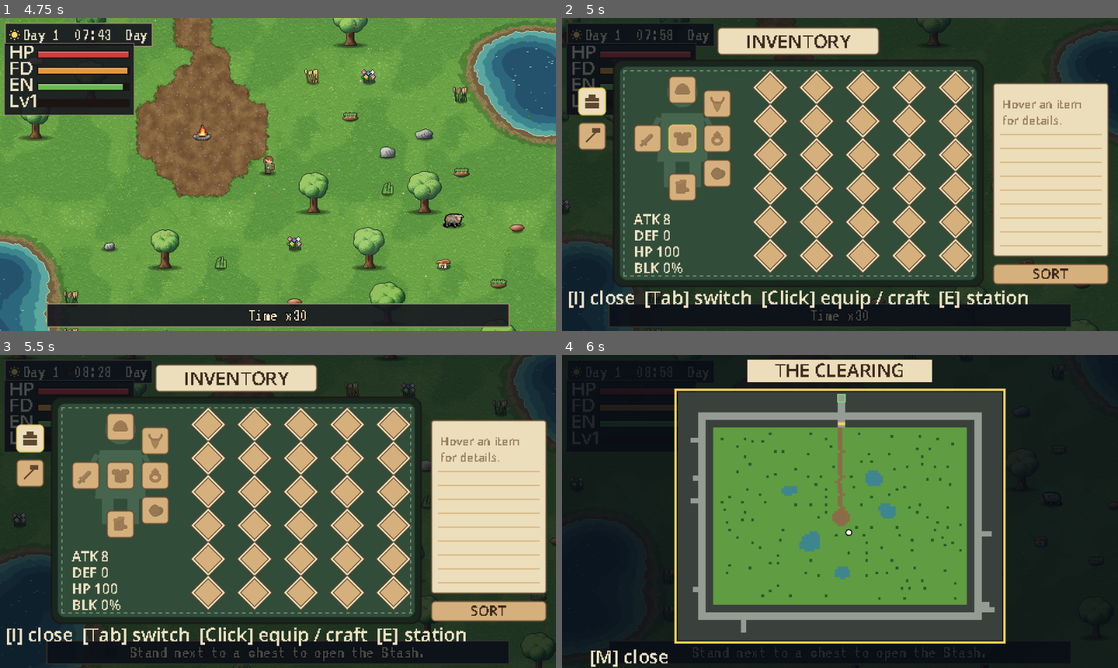
Above: before the commit, frames 1-4 (two rows, left to right).
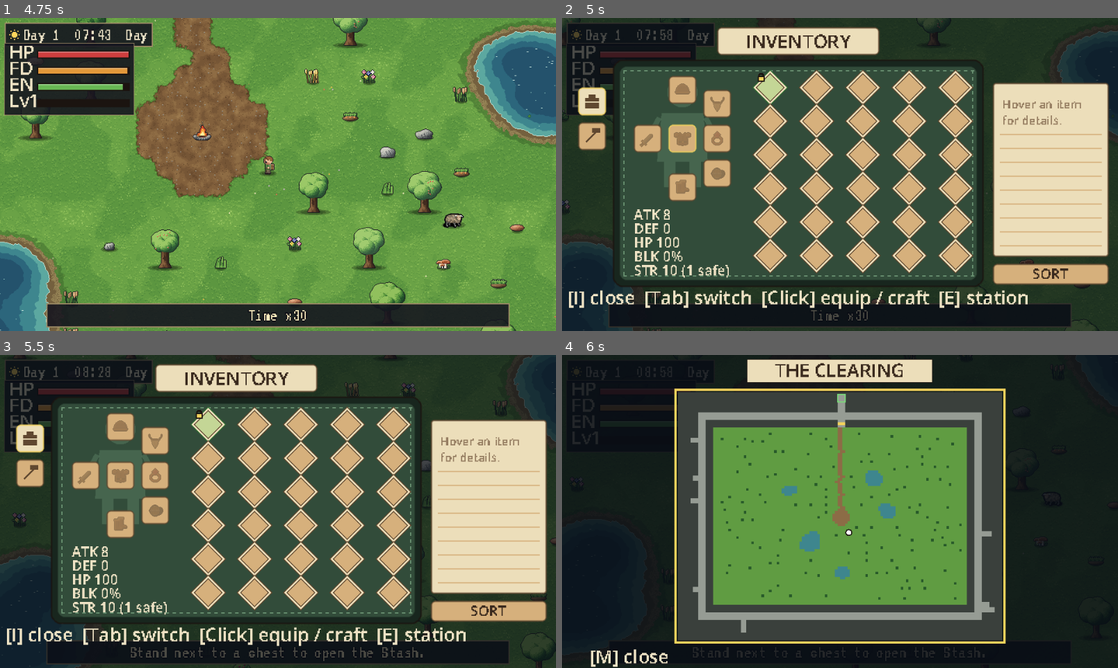
Above: after the commit, the same moments.

Repository: GillesBodart/laby
Game: Godot game, scene res://scenes/world/world.tscn
Same seed, same stepped clock (60 frames per second), same inputs: the game is played once before the commit and once after it.
Inputs (mouse positions are in pixels of both pictures, inside the frame that each line leads up to):
- Up to frame 1 (4.75 s): tap Enter at 0.5 s; move the mouse to (400, 158) at 0.52 s; hold D (move_right) 0.53-1.28 s; hold R (eat) 0.53-1.28 s; click (400, 158) at 0.67 s; tap E (interact) at 0.8, 1.35, 3.8 s; move the mouse to (166, 190) at 1.27 s; hold S (move_down) 1.28-2.03 s; click (166, 190) at 1.42 s; tap Shift (run) at 1.55, 4.55 s; move the mouse to (333, 105) at 2.02 s; hold D (move_right) 2.03-2.78 s; hold Shift (run) 2.03-2.78 s; click (333, 105) at 2.17 s; tap G (stash) at 2.3, 2.85 s; move the mouse to (250, 237) at 2.77 s; hold W (move_up) 2.78-3.53 s; click (250, 237) at 2.92 s; tap R (eat) at 3.05 s; move the mouse to (444, 221) at 3.52 s; hold Space (attack) 3.53-4.28 s; hold A (move_left) from 3.53 s (still down); click (444, 221) at 3.67 s; tap F3 (debug_fast_time) at 4.15 s; move the mouse to (111, 127) at 4.27 s; tap Q (build_next) at 4.35 s; click (111, 127) at 4.42 s
- Up to frame 2 (5 s): keep holding A (move_left); tap I (inventory) at 4.9 s
- Up to frame 3 (5.5 s): move the mouse to (305, 511) at 5.02 s; release A (move_left) at 5.03 s; hold S (move_down) from 5.03 s (still down); hold F (build_place) from 5.03 s (still down); click (305, 511) at 5.17 s; tap G (stash) at 5.3 s
- Up to frame 4 (6 s): tap M (map) at 5.65 s; move the mouse to (756, 433) at 5.77 s; release S (move_down) at 5.78 s; release F (build_place) at 5.78 s; hold D (move_right) from 5.78 s (still down); tap X (build_remove) at 5.85 s; click (756, 433) at 5.92 s

Frame 1 is identical in both runs. In frame 2, 1.2% of the frame differs, in the area x 12-41%, y 16-84%; in frame 3, 1.2%; in frame 4, nothing differs.

Commit message:
Death rules: remains pile, insured slots by Strength, bound items
Co-authored-by: Copilot <223556219+Copilot@users.noreply.github.com>

Diff:
--- a/autoload/debug_tools.gd
+++ b/autoload/debug_tools.gd
@@ -14,6 +14,7 @@
 ##     --spawn=<id>,<id>...     place creatures in a ring around the player
 ##     --swing=<dir>[,<item>[,<sec>]]  swing a tool facing up/down/left/right;
 ##                              with <sec>, freeze the pose that many seconds in
+##     --die                    die with a full pack, then stand at the remains
 ##     --screenshot=<path.png>  capture the screen after a few frames and quit
 ##     --screenshot-frames=<n>  frames to wait before capturing (default 30)
 
@@ -48,6 +49,8 @@
 		_spawn.call_deferred(_args.spawn)
 	if _args.has("farm"):
 		_farm.call_deferred(_args.farm)
+	if _args.has("die"):
+		_die.call_deferred()
 	if _args.has("swing"):
 		_swing_loop.call_deferred(_args.swing)
 	if _args.has("screenshot"):
@@ -112,6 +115,23 @@
 					s.farm_interact(p)
 
 
+## --die: the player falls with a full pack, then faces the remains.
+func _die() -> void:
+	await get_tree().create_timer(0.4).timeout
+	var p: Player = GameState.players.get(GameState.local_peer_id())
+	if p == null:
+		return
+	for id in ["wood", "stone", "berry", "fiber", "stone_axe"]:
+		p.inventory.add(id, 5)
+	p.global_position += Vector2(48, 0)
+	p.survival.damage(9999.0)
+	await get_tree().create_timer(0.3).timeout
+	var piles := get_tree().get_nodes_in_group("remains")
+	if not piles.is_empty():
+		p.global_position = piles[0].global_position + Vector2(0, 30)
+		p.facing = Vector2.UP
+
+
 ## --swing: repeats the tool swing (for checking the animation in screenshots).
 func _swing_loop(spec: String) -> void:
 	var parts := spec.split(",")
--- a/autoload/game_state.gd
+++ b/autoload/game_state.gd
@@ -35,6 +35,8 @@
 var structures: Dictionary = {}
 ## Shared Stash (chest storage): never lost on death (see design spec).
 var stash := Inventory.new(STASH_SLOTS)
+## Dropped backpacks: [{"area": String, "pos": [x, y], "items": Array}].
+var remains: Array = []
 
 
 func _ready() -> void:
@@ -59,6 +61,25 @@
 	depleted_cells = {}
 	structures = {}
 	stash = Inventory.new(STASH_SLOTS)
+	remains = []
+
+
+## Progress data that lives outside the scene tree (saved by SaveSystem).
+func meta_to_data() -> Dictionary:
+	return {"remains": remains.duplicate(true)}
+
+
+func meta_from_data(data: Dictionary) -> void:
+	remains = []
+	for r in data.get("remains", []):
+		remains.append({"area": String(r.area), "pos": [float(r.pos[0]), float(r.pos[1])], "items": Array(r.items)})
+
+
+## Leaves a lootable pile of items where a player fell.
+func add_remains(area_name: String, pos: Vector2, items: Array) -> Dictionary:
+	var entry := {"area": area_name, "pos": [pos.x, pos.y], "items": items}
+	remains.append(entry)
+	return entry
 
 
 func fog_for(area_name: String, size: Vector2i) -> FogMap:
--- a/autoload/save_system.gd
+++ b/autoload/save_system.gd
@@ -33,6 +33,7 @@
 		"stash": GameState.stash.to_data(),
 		"fog": GameState.fog_to_data(),
 		"time": TimeSystem.get_save_data(),
+		"meta": GameState.meta_to_data(),
 		"nodes": nodes,
 	}
 
@@ -80,6 +81,7 @@
 	GameState.structures = {}
 	GameState.stash.load_data(data.get("stash", []))
 	GameState.fog_from_data(data.get("fog", {}))
+	GameState.meta_from_data(data.get("meta", {}))
 	GameState.pending_save = data
 	TimeSystem.load_save_data(data.time)
 	get_tree().change_scene_to_file(GameState.area_scene())
--- a/scripts/core/inventory.gd
+++ b/scripts/core/inventory.gd
@@ -129,9 +129,11 @@
 
 
 ## Merges partial stacks and orders slots by category (ItemCatalog.sorts_before).
-func sort() -> void:
+## The first `keep_first` slots (insured ones) are left untouched.
+func sort(keep_first := 0) -> void:
 	var totals := {}
-	for s in slots:
+	for i in range(keep_first, slots.size()):
+		var s: Dictionary = slots[i]
 		if not s.is_empty():
 			totals[s.id] = totals.get(s.id, 0) + int(s.count)
 	var ids: Array = totals.keys()
@@ -144,9 +146,25 @@
 			var n := mini(cap, left)
 			packed.append({"id": id, "count": n})
 			left -= n
-	for i in slots.size():
-		slots[i] = packed[i] if i < packed.size() else {}
+	for i in range(keep_first, slots.size()):
+		var k := i - keep_first
+		slots[i] = packed[k] if k < packed.size() else {}
 	changed.emit()
+
+
+## Death rule: empties every slot except the first `keep_first` (insured) ones
+## and Bound items, returning the lost stacks.
+func strip_for_death(keep_first: int) -> Array:
+	var lost := []
+	for i in range(keep_first, slots.size()):
+		var s: Dictionary = slots[i]
+		if s.is_empty() or ItemCatalog.is_bound(s.id):
+			continue
+		lost.append(s.duplicate())
+		slots[i] = {}
+	if not lost.is_empty():
+		changed.emit()
+	return lost
 
 
 func to_data() -> Array:
--- a/scripts/core/item_catalog.gd
+++ b/scripts/core/item_catalog.gd
@@ -15,6 +15,7 @@
 ##   ranged - projectile fired by a weapon ("arrow" uses arrows from the backpack, "bolt" is free)
 ##   arrow  - bonus damage of an arrow (ammunition, not equippable)
 ##   block  - % chance for a shield (offhand) to stop a hit completely
+##   bound  - never lost on death (Keys, Relics)
 
 const ITEMS := {
 	# --- raw resources
@@ -622,6 +623,11 @@
 	return ITEMS.get(id, {}).get("arrow", 0)
 
 
+## Bound items (Keys, Relics) are never lost on death.
+static func is_bound(id: String) -> bool:
+	return ITEMS.get(id, {}).get("bound", false)
+
+
 ## Equipment slot the item goes into ("" = not equippable).
 static func slot_of(id: String) -> String:
 	if not ITEMS.has(id):
--- a/scripts/core/survival.gd
+++ b/scripts/core/survival.gd
@@ -56,6 +56,16 @@
 
 func max_health() -> float:
 	return MAX_HEALTH + 15.0 * rank("vigor") + bonus_health
+
+
+## Strength characteristic: grows with levels and skills; every 10 points
+## insure one backpack slot (kept on death).
+func strength() -> int:
+	return 10 + (level - 1) + 5 * rank("brawn")
+
+
+func insured_slots() -> int:
+	return mini(strength() / 10, 10)
 
 
 func damage_bonus() -> int:
--- a/scripts/entities/player.gd
+++ b/scripts/entities/player.gd
@@ -237,7 +237,15 @@
 
 
 func _on_died() -> void:
-	EventBus.notify.emit("You collapsed... and wake up at the camp.")
+	var lost := inventory.strip_for_death(survival.insured_slots())
+	if lost.is_empty():
+		EventBus.notify.emit("You collapsed... and wake up at the camp.")
+	else:
+		var entry := GameState.add_remains(GameState.area, global_position, lost)
+		var here := get_tree().get_first_node_in_group("clearing_world") as ClearingWorld
+		if here != null and GameState.area == "clearing":
+			here.spawn_remains(entry)
+		EventBus.notify.emit("You collapsed... your pack lies where you fell.")
 	survival.revive()
 	effects.clear()
 	velocity = Vector2.ZERO
@@ -350,6 +358,11 @@
 
 
 func _try_gather(pressed := false) -> void:
+	var thing := find_interactable() if pressed else null
+	if thing:
+		_gather_timer = 0.3
+		thing.interact(self)
+		return
 	var target := find_gatherable()
 	if target:
 		_gather_timer = GATHER_COOLDOWN
@@ -389,6 +402,21 @@
 			if d < best_d:
 				best_d = d
 				best = group
+	return best
+
+
+## Nearest node of the "interactable" group in reach (remains, wells, NPCs...).
+func find_interactable() -> Node2D:
+	var probe := global_position + Vector2(0, -6) + facing * PROBE
+	var best: Node2D = null
+	var best_d := REACH
+	for node in get_tree().get_nodes_in_group("interactable"):
+		if node.has_method("can_interact") and not node.can_interact(self):
+			continue
+		var d := _dist_to_tile(probe, node.global_position + Vector2(0, -8))
+		if d < best_d:
+			best_d = d
+			best = node
 	return best
 
 
--- a/scripts/ui/crafting_panel.gd
+++ b/scripts/ui/crafting_panel.gd
@@ -191,7 +191,7 @@
 func sort_backpack() -> void:
 	var player := _player()
 	if player != null:
-		player.inventory.sort()
+		player.inventory.sort(player.survival.insured_slots())
 		EventBus.notify.emit("Backpack sorted")
 
 
@@ -435,8 +435,11 @@
 		var c := _slot_center(i)
 		var s: Dictionary = inv.slots[i]
 		var selected := i == _hover
-		_diamond(c, DIAMOND, CREAM, GOLD if selected else BROWN)
-		_diamond(c, DIAMOND - 3, Color8(240, 200, 140) if selected else TAN, BROWN)
+		var insured := i < player.survival.insured_slots()
+		_diamond(c, DIAMOND, CREAM, GOLD if selected else (OK if insured else BROWN))
+		_diamond(c, DIAMOND - 3, Color8(240, 200, 140) if selected else (Color8(196, 214, 150) if insured else TAN), BROWN)
+		if insured:
+			_padlock(c + Vector2(-11, -12))
 		if s.is_empty():
 			continue
 		_icon(c + Vector2(0, -1), s.id)
@@ -448,6 +451,13 @@
 			draw_string(_font, p + Vector2(1, 1), t, HORIZONTAL_ALIGNMENT_LEFT, -1, 11, INK)
 			draw_string(_font, p, t, HORIZONTAL_ALIGNMENT_LEFT, -1, 11, TEXT_LIGHT)
 	return hovered
+
+
+## Tiny padlock marking an insured slot (kept on death).
+func _padlock(p: Vector2) -> void:
+	draw_arc(p + Vector2(3, 2), 2.0, PI, TAU, 6, INK, 1.5)
+	draw_rect(Rect2(p + Vector2(0, 2), Vector2(6, 5)), INK)
+	draw_rect(Rect2(p + Vector2(1, 3), Vector2(4, 3)), GOLD)
 
 
 ## Paper doll of worn gear plus the resulting stats. Returns the hovered worn item id.
@@ -478,9 +488,10 @@
 		"DEF %d" % player.armor(),
 		"HP %d" % int(player.survival.max_health()),
 		"BLK %d%%" % player.block_chance(),
+		"STR %d (%d safe)" % [player.survival.strength(), player.survival.insured_slots()],
 	]
 	for i in lines.size():
-		draw_string(_font, Vector2(62, 178 + i * 14), lines[i], HORIZONTAL_ALIGNMENT_LEFT, -1, 12, TEXT_LIGHT)
+		draw_string(_font, Vector2(62, 174 + i * 12), lines[i], HORIZONTAL_ALIGNMENT_LEFT, -1, 12, TEXT_LIGHT)
 	return hovered
 
 
--- a/scripts/ui/survival_bars.gd
+++ b/scripts/ui/survival_bars.gd
@@ -47,6 +47,23 @@
 	var y := PANEL.position.y + 4.0 + 3 * 14.0
 	draw_string(_font, Vector2(PANEL.position.x + 4, y + 9), "Lv%d" % s.level, HORIZONTAL_ALIGNMENT_LEFT, -1, 16, TEXT)
 	_bar(Vector2(PANEL.position.x + BAR_X, y + 2), float(s.xp) / Survival.xp_for_level(s.level), Color8(118, 150, 230))
+	_draw_prompt(player)
+
+
+## "[E] Recover your remains" above the notices when something usable is in reach.
+func _draw_prompt(player: Player) -> void:
+	for p in get_tree().get_nodes_in_group("ui_panels"):
+		if p.visible:
+			return
+	var thing := player.find_interactable()
+	if thing == null or not thing.has_method("interact_hint"):
+		return
+	var text := "[%s] %s" % [KeyBindings.key_label(KeyBindings.key_of("interact")), thing.interact_hint()]
+	var w := _font.get_string_size(text, HORIZONTAL_ALIGNMENT_LEFT, -1, 12).x + 10.0
+	var r := Rect2(240.0 - w / 2.0, 222, w, 15)
+	draw_rect(r, BG)
+	draw_rect(r, EDGE, false)
+	draw_string(_font, Vector2(r.position.x + 5, r.position.y + 11), text, HORIZONTAL_ALIGNMENT_LEFT, -1, 12, TEXT)
 
 
 func _bar(pos: Vector2, fraction: float, color: Color) -> void:
--- a/scripts/world/clearing_world.gd
+++ b/scripts/world/clearing_world.gd
@@ -85,6 +85,37 @@
 		entities.add_child(enemy)
 	gates.setup(walls, layout.gates)
 	_spawn_structures()
+	for entry in GameState.remains:
+		if entry.area == GameState.area:
+			spawn_remains(entry)
+
+
+## Shows a GameState.remains entry; piles buried by moved walls are pushed
+## to the nearest open cell.
+func spawn_remains(entry: Dictionary) -> Remains:
+	var cell := walls.local_to_map(Vector2(entry.pos[0], entry.pos[1]))
+	if layout.is_wall(cell) or layout.get_ground(cell) == TileCatalog.Id.WATER:
+		cell = nearest_open_cell(cell)
+		var p := cell_to_feet(cell)
+		entry.pos = [p.x, p.y]
+	var r := Remains.create(entry)
+	entities.add_child(r)
+	return r
+
+
+## Closest walkable cell to `from` (spiral search).
+func nearest_open_cell(from: Vector2i) -> Vector2i:
+	for radius in range(1, 40):
+		for dy in range(-radius, radius + 1):
+			for dx in range(-radius, radius + 1):
+				if maxi(absi(dx), absi(dy)) != radius:
+					continue
+				var c := from + Vector2i(dx, dy)
+				if c.x < 0 or c.y < 0 or c.x >= layout.size.x or c.y >= layout.size.y:
+					continue
+				if not layout.is_wall(c) and layout.get_ground(c) != TileCatalog.Id.WATER and layout.get_ground(c) != TileCatalog.Id.VOID:
+					return c
+	return from
 
 
 func _build_dirt() -> void:
@@ -220,7 +251,7 @@
 	var built: Array = []
 	for c in GameState.structures:
 		var d: Dictionary = GameState.structures[c]
-		built.append({"cell": [c.x, c.y], "type": d.type, "open": d.open, "planted": d.get("planted", Farming.NOT_PLANTED)})
+		built.append({"cell": [c.x, c.y], "type": d.type, "open": d.open, "planted": d.get("planted", Farming.NOT_PLANTED), "crop": d.get("crop", Farming.DEFAULT_CROP)})
 	return {"depleted": cells, "structures": built}
 
 
@@ -234,7 +265,7 @@
 	GameState.structures = {}
 	for d in data.get("structures", []):
 		if BuildCatalog.TYPES.has(d.type):
-			GameState.structures[Vector2i(int(d.cell[0]), int(d.cell[1]))] = {"type": String(d.type), "open": bool(d.open), "planted": float(d.get("planted", Farming.NOT_PLANTED))}
+			GameState.structures[Vector2i(int(d.cell[0]), int(d.cell[1]))] = {"type": String(d.type), "open": bool(d.open), "planted": float(d.get("planted", Farming.NOT_PLANTED)), "crop": String(d.get("crop", Farming.DEFAULT_CROP))}
 	_spawn_structures()
 
 
--- /dev/null
+++ b/scripts/world/remains.gd
@@ -0,0 +1,50 @@
+class_name Remains
+extends Node2D
+## A dropped backpack left where a survivor fell (see the death rules).
+## E takes everything back; the pile vanishes once empty.
+
+const TEXTURE_PATH := "res://assets/sprites/remains.png"
+
+## The GameState.remains entry this pile shows (shared by reference).
+var entry: Dictionary
+
+
+static func create(remains_entry: Dictionary) -> Remains:
+	var r := Remains.new()
+	r.entry = remains_entry
+	r.position = Vector2(remains_entry.pos[0], remains_entry.pos[1])
+	return r
+
+
+func _ready() -> void:
+	add_to_group("interactable")
+	add_to_group("remains")
+	var sprite := Sprite2D.new()
+	sprite.texture = load(TEXTURE_PATH)
+	sprite.offset = Vector2(0, -8)
+	add_child(sprite)
+
+
+func interact_hint() -> String:
+	return "Recover your remains"
+
+
+## Moves every stack that fits into the player's backpack.
+func interact(player: Node) -> void:
+	var inv: Inventory = player.inventory
+	var left := []
+	var taken := 0
+	for s in entry.items:
+		var rest := inv.add(String(s.id), int(s.count))
+		taken += int(s.count) - rest
+		if rest > 0:
+			left.append({"id": s.id, "count": rest})
+	entry.items = left
+	if left.is_empty():
+		GameState.remains.erase(entry)
+		EventBus.notify.emit("Recovered your belongings.")
+		queue_free()
+	elif taken > 0:
+		EventBus.notify.emit("Backpack full: some items are still on the pile.")
+	else:
+		EventBus.notify.emit("Backpack full!")
--- /dev/null
+++ b/tests/integration/test_roadmap.gd
@@ -0,0 +1,69 @@
+extends TestCase
+## Late-game systems driven through the real world scene: death remains,
+## thirst, light, taming, sectors, glyphs, settlement, raids.
+
+const WORLD_SCENE := "res://scenes/world/world.tscn"
+
+
+func _tree() -> SceneTree:
+	return Engine.get_main_loop() as SceneTree
+
+
+func _start_world(minute_of_day: int) -> Node:
+	GameState.new_game(2024)
+	TimeSystem.reset()
+	TimeSystem.set_time_of_day(minute_of_day)
+	var world: Node = load(WORLD_SCENE).instantiate()
+	_tree().root.add_child(world)
+	await _tree().physics_frame
+	return world
+
+
+func _frames(n: int) -> void:
+	for i in n:
+		await _tree().physics_frame
+
+
+func _local_player() -> Player:
+	return GameState.players.get(GameState.local_peer_id())
+
+
+## Puts the player one step below `pos`, facing up at it.
+func _face(player: Player, pos: Vector2) -> void:
+	player.global_position = pos + Vector2(0, 18)
+	player.facing = Vector2.UP
+
+
+func test_death_drops_remains_but_keeps_insured_slots() -> void:
+	var world: Node = await _start_world(10 * 60)
+	var player := _local_player()
+	player.inventory.slots[0] = {"id": "stone", "count": 5}
+	player.inventory.slots[3] = {"id": "wood", "count": 7}
+	check_eq(player.survival.insured_slots(), 1, "10 strength insures one slot")
+	var spot := player.global_position
+	player.survival.damage(9999.0)
+	await _frames(2)
+	check_eq(player.inventory.count("stone"), 5, "insured slot kept")
+	check_eq(player.inventory.count("wood"), 0, "rest of the pack dropped")
+	check_eq(GameState.remains.size(), 1, "remains recorded")
+	var piles := _tree().get_nodes_in_group("remains")
+	check_eq(piles.size(), 1, "remains pile spawned")
+	check(piles[0].global_position.distance_to(spot) < 1.0, "pile at the death spot")
+	_face(player, piles[0].global_position)
+	check(player.find_interactable() == piles[0], "pile in reach")
+	piles[0].interact(player)
+	await _frames(1)
+	check_eq(player.inventory.count("wood"), 7, "items recovered")
+	check(GameState.remains.is_empty(), "remains cleared")
+	world.free()
+
+
+func test_remains_survive_save_and_load() -> void:
+	GameState.new_game(77)
+	GameState.add_remains("labyrinth", Vector2(40, 50), [{"id": "wood", "count": 2}])
+	var data := SaveSystem.collect()
+	GameState.remains = []
+	GameState.meta_from_data(JSON.parse_string(JSON.stringify(data)).meta)
+	check_eq(GameState.remains.size(), 1, "remains restored")
+	check_eq(String(GameState.remains[0].area), "labyrinth", "area kept")
+	check_eq(int(GameState.remains[0].items[0].count), 2, "items kept")
--- a/tests/test_runner.gd
+++ b/tests/test_runner.gd
@@ -15,6 +15,7 @@
 	"res://tests/unit/test_key_bindings.gd",
 	"res://tests/integration/test_world.gd",
 	"res://tests/integration/test_building.gd",
+	"res://tests/integration/test_roadmap.gd",
 ]
 
 
@@ -25,7 +26,13 @@
 func _run() -> void:
 	var failures: Array[String] = []
 	var total := 0
+	var only := ""
+	for arg in OS.get_cmdline_user_args():
+		if arg.begins_with("--suite="):
+			only = arg.substr(8)
 	for path in SUITES:
+		if only != "" and not path.contains(only):
+			continue
 		var suite: TestCase = load(path).new()
 		var count: int = await suite.run_all()
 		total += count
--- /dev/null
+++ b/tools/generate_roadmap_art.gd
@@ -0,0 +1,152 @@
+extends SceneTree
+## Pixel art for the late-game systems (death remains, survival props, sectors,
+## settlement, glyphs...). Same conventions as generate_placeholder_art.gd:
+## cel-shaded tones dark -> light, 1px dark outline, 32px icons + 16px copies.
+## Some sprites are Dungeon Crawl Stone Soup tiles (CC0) vendored in
+## tools/third_party/dcss/extra (see CREDITS.md).
+##
+##   godot --headless --path . --script res://tools/generate_roadmap_art.gd
+##   godot --headless --path . --editor --quit
+
+const OUTLINE := Color8(24, 22, 32)
+const DCSS_EXTRA := "res://tools/third_party/dcss/extra"
+const LEATHER := [Color8(66, 40, 26), Color8(98, 62, 38), Color8(132, 88, 54), Color8(170, 120, 74), Color8(204, 160, 104)]
+const BONE := [Color8(150, 140, 116), Color8(196, 186, 160), Color8(226, 218, 196), Color8(246, 242, 226)]
+const STONE := [Color8(44, 51, 52), Color8(70, 80, 78), Color8(98, 110, 104), Color8(132, 144, 134), Color8(170, 182, 168)]
+const WOOD := [Color8(56, 38, 30), Color8(80, 54, 38), Color8(120, 82, 50), Color8(160, 114, 68), Color8(194, 150, 92)]
+const WATER := [Color8(30, 60, 110), Color8(44, 96, 150), Color8(70, 140, 190), Color8(130, 196, 230), Color8(214, 240, 250)]
+const FIRE := [Color8(140, 40, 36), Color8(210, 76, 44), Color8(246, 168, 60), Color8(255, 240, 160)]
+const GLOW := [Color8(40, 110, 110), Color8(70, 170, 160), Color8(120, 230, 210), Color8(210, 255, 244)]
+
+
+func _init() -> void:
+	for dir in ["res://assets/sprites/structures", "res://assets/ui/items", "res://assets/sprites/props", "res://assets/sprites/npcs", "res://assets/sprites/enemies"]:
+		DirAccess.make_dir_recursive_absolute(ProjectSettings.globalize_path(dir))
+	_save(_remains(), "res://assets/sprites/remains.png")
+	print("Roadmap art generated.")
+	quit()
+
+
+# ---------------------------------------------------------------- helpers
+
+func _save(img: Image, path: String) -> void:
+	var err := img.save_png(ProjectSettings.globalize_path(path))
+	if err != OK:
+		push_error("Failed to save %s (%d)" % [path, err])
+
+
+func _icon(img: Image, id: String) -> void:
+	_save(img, "res://assets/ui/items/%s.png" % id)
+	var small := img.duplicate() as Image
+	small.resize(16, 16, Image.INTERPOLATE_LANCZOS)
+	_save(small, "res://assets/ui/items/%s_s.png" % id)
+
+
+func _img(w: int, h: int) -> Image:
+	var img := Image.create(w, h, false, Image.FORMAT_RGBA8)
+	img.fill(Color(0, 0, 0, 0))
+	return img
+
+
+func _hash(x: int, y: int, s: int) -> float:
+	var h: int = x * 374761393 + y * 668265263 + s * 2147483647
+	h = (h ^ (h >> 13)) * 1274126177
+	h = h ^ (h >> 16)
+	return float(h & 0xFFFF) / 65535.0
+
+
+func _px(img: Image, x: int, y: int, col: Color) -> void:
+	if x >= 0 and y >= 0 and x < img.get_width() and y < img.get_height():
+		img.set_pixel(x, y, col)
+
+
+func _rect(img: Image, x: int, y: int, w: int, h: int, col: Color) -> void:
+	for yy in range(y, y + h):
+		for xx in range(x, x + w):
+			_px(img, xx, yy, col)
+
+
+## Cel-shaded ellipse lit from the upper left; tones dark -> light.
+func _blob(img: Image, cx: float, cy: float, rx: float, ry: float, tones: Array, jitter := 0.1, seed := 0) -> void:
+	var light := Vector3(-0.5, -0.7, 0.55).normalized()
+	for y in range(int(floor(cy - ry)) - 1, int(ceil(cy + ry)) + 2):
+		for x in range(int(floor(cx - rx)) - 1, int(ceil(cx + rx)) + 2):
+			var nx := (x + 0.5 - cx) / rx
+			var ny := (y + 0.5 - cy) / ry
+			var d := nx * nx + ny * ny
+			if d > 1.0:
+				continue
+			var lit := Vector3(nx, ny, sqrt(maxf(0.0, 1.0 - d))).dot(light) + (_hash(x, y, seed) - 0.5) * jitter
+			_px(img, x, y, tones[int(clampf((lit + 0.45) / 1.35, 0.0, 0.999) * tones.size())])
+
+
+## Bevelled box: light top/left edge, dark bottom/right edge.
+func _box(img: Image, x: int, y: int, w: int, h: int, tones: Array, seed := 0) -> void:
+	var n: int = tones.size()
+	for yy in h:
+		for xx in w:
+			var col: Color = tones[n / 2]
+			if _hash(x + xx, y + yy, seed) > 0.8:
+				col = tones[n / 2 - 1]
+			if yy == 0 or xx == 0:
+				col = tones[n - 1]
+			elif yy == h - 1 or xx == w - 1:
+				col = tones[0]
+			elif yy == h - 2:
+				col = tones[1]
+			_px(img, x + xx, y + yy, col)
+
+
+func _line(img: Image, a: Vector2, b: Vector2, col: Color, width := 1) -> void:
+	var steps := int(maxf(absf(b.x - a.x), absf(b.y - a.y))) + 1
+	for i in steps + 1:
+		var p := a.lerp(b, float(i) / maxf(steps, 1))
+		_rect(img, int(round(p.x)) - width / 2, int(round(p.y)) - width / 2, width, width, col)
+
+
+func _outline(img: Image, color := OUTLINE) -> Image:
+	var src := img.duplicate() as Image
+	for y in img.get_height():
+		for x in img.get_width():
+			if src.get_pixel(x, y).a > 0.0:
+				continue
+			for d in [Vector2i.LEFT, Vector2i.RIGHT, Vector2i.UP, Vector2i.DOWN]:
+				var n: Vector2i = Vector2i(x, y) + d
+				if n.x >= 0 and n.y >= 0 and n.x < img.get_width() and n.y < img.get_height() and src.get_pixel(n.x, n.y).a > 0.0:
+					img.set_pixel(x, y, color)
+					break
+	return img
+
+
+## A vendored DCSS tile, outlined and optionally scaled to `size` px.
+func _dcss(rel: String, size := 32) -> Image:
+	var img := Image.load_from_file(ProjectSettings.globalize_path("%s/%s.png" % [DCSS_EXTRA, rel]))
+	if img == null:
+		push_error("Missing DCSS tile " + rel)
+		return _img(32, 32)
+	img.convert(Image.FORMAT_RGBA8)
+	var used := img.get_used_rect()
+	if used.size.x > 0:
+		img = img.get_region(used)
+	var scale := float(size) / maxf(img.get_width(), img.get_height())
+	if absf(scale - 1.0) > 0.01:
+		img.resize(maxi(int(round(img.get_width() * scale)), 1), maxi(int(round(img.get_height() * scale)), 1), Image.INTERPOLATE_NEAREST)
+	var out := _img(img.get_width() + 2, img.get_height() + 2)
+	out.blit_rect(img, Rect2i(Vector2i.ZERO, img.get_size()), Vector2i(1, 1))
+	return _outline(out)
+
+
+# ---------------------------------------------------------------- sprites
+
+## Torn backpack spilling its contents, with a bleached bone.
+func _remains() -> Image:
+	var img := _img(26, 20)
+	_blob(img, 13, 12, 9, 6.5, LEATHER, 0.15, 3)
+	_rect(img, 8, 7, 10, 2, LEATHER[1])
+	_rect(img, 9, 6, 8, 1, LEATHER[3])
+	_line(img, Vector2(6, 11), Vector2(20, 11), LEATHER[0])
+	_blob(img, 21, 15, 2.5, 2, [Color8(150, 40, 50), Color8(210, 70, 80), Color8(250, 150, 160)], 0.1, 5)
+	_blob(img, 5, 15, 2.2, 1.8, [Color8(90, 100, 110), Color8(150, 156, 164), Color8(200, 204, 210)], 0.1, 6)
+	_line(img, Vector2(3, 18), Vector2(12, 16), BONE[2], 2)
+	_px(img, 2, 17, BONE[3]); _px(img, 2, 19, BONE[1]); _px(img, 13, 15, BONE[3]); _px(img, 13, 17, BONE[1])
+	return _outline(img)
Binary file added: assets/sprites/remains.png
Not shown, added: assets/sprites/remains.png.import
Not shown, added: scripts/world/remains.gd.uid
Not shown, added: tools/generate_roadmap_art.gd.uid
